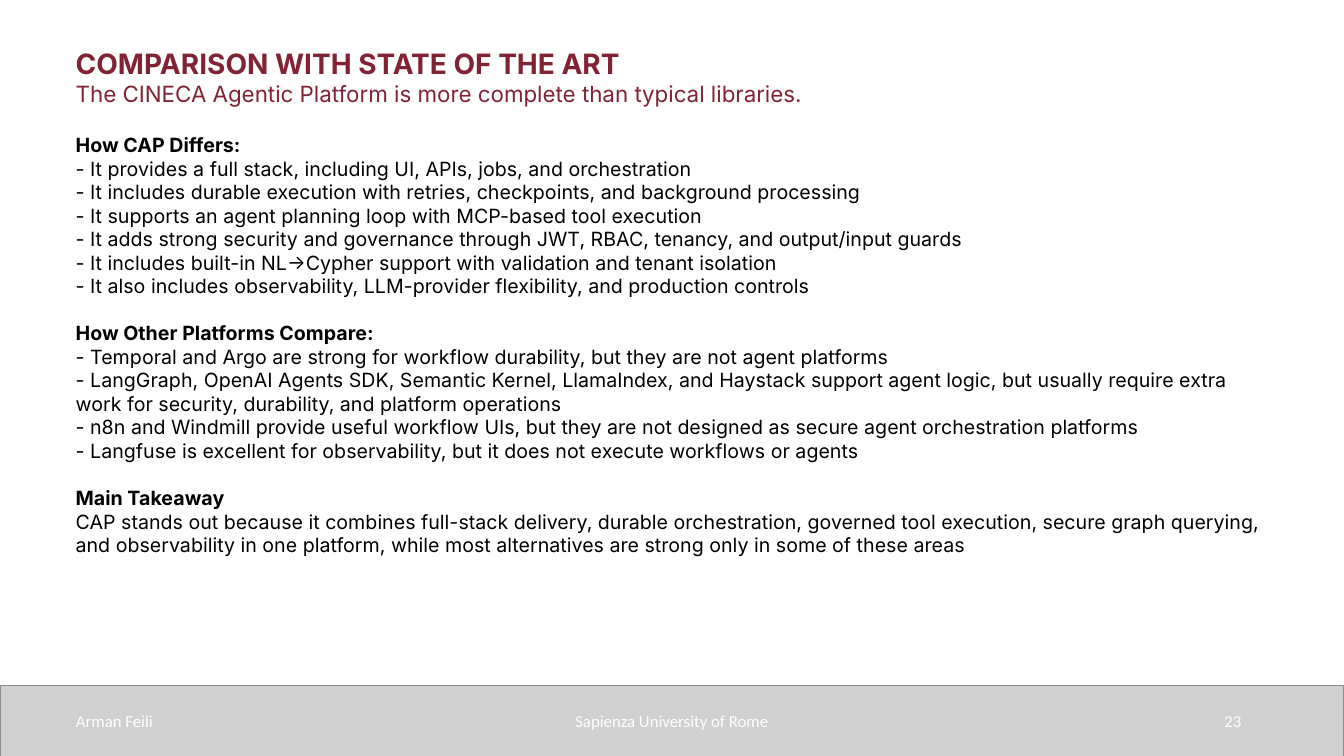
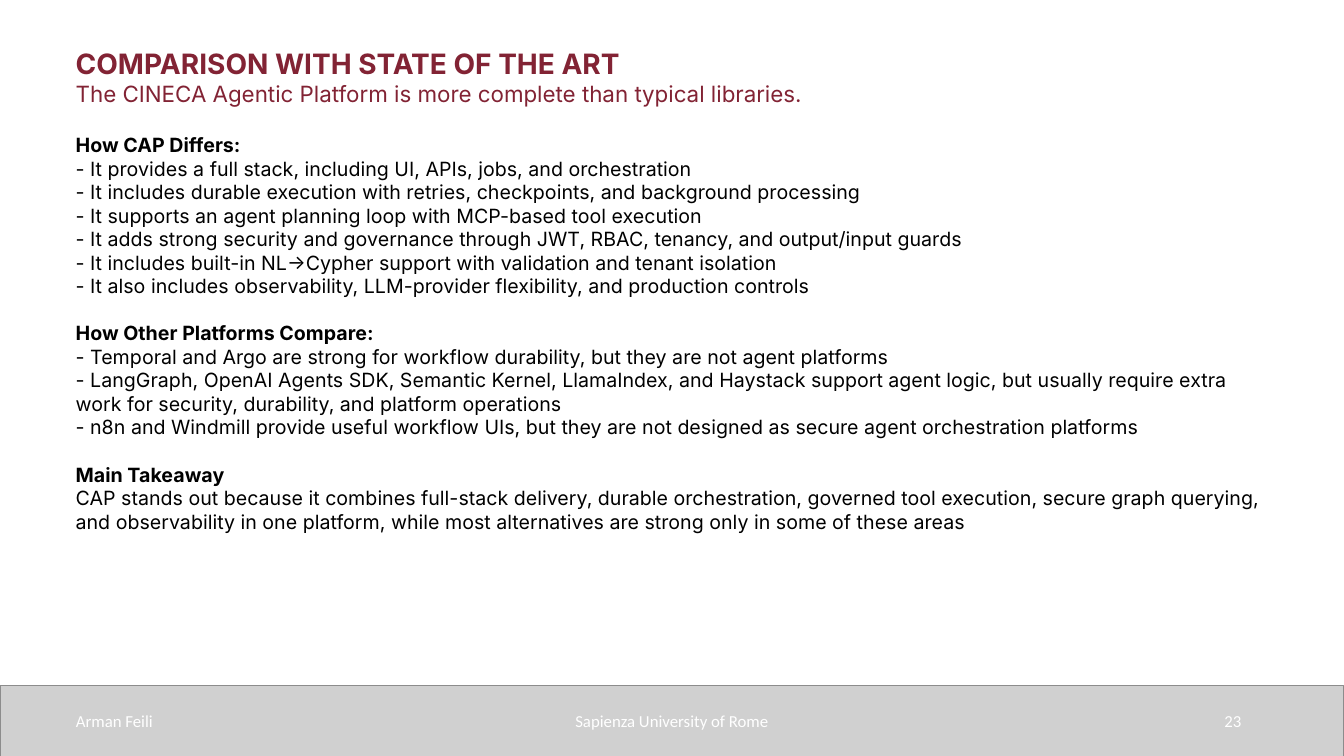
Before and after one commit to armanfeili/sapienza-msc-thesis-cineca-agentic-platform, a slide deck: slide 23 of thesis/sapthesis/Presentation/Presentation.pptx. Drawn at 1344x756 pixels with LibreOffice and Linux fonts; fonts in the diff are those of the drawing; grey boxes stand for pictures. Boxes give left, top, right and bottom in pixels: in the first picture for what was removed or moved away, otherwise in the second. Text is boxed around its words. In the diff, an @@ line names an element or a change of style, - is before the commit and + after.

```diff
--- a/thesis/sapthesis/Presentation/Presentation.pptx
+++ b/thesis/sapthesis/Presentation/Presentation.pptx
@@ text at box(90, 443, 858, 463): paragraph removed @@
-- Langfuse is excellent for observability, but it does not execute workflows or agents
```
Also in this commit, not shown: 4 other slides changed, 2 other files.
